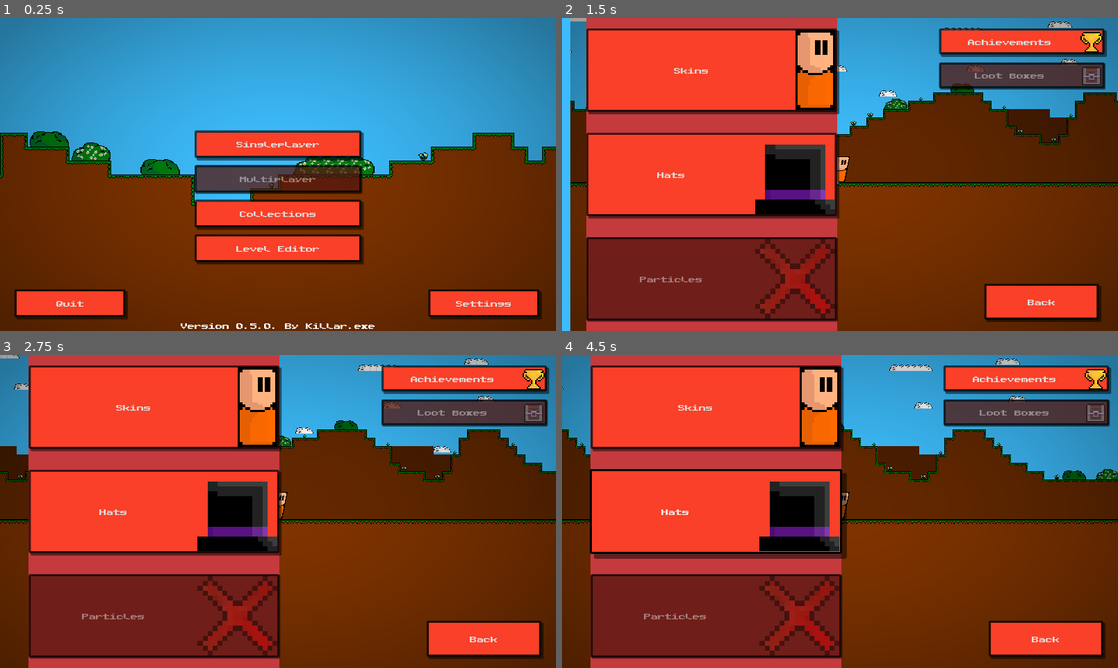
Above: before the commit, frames 1-4 (two rows, left to right).
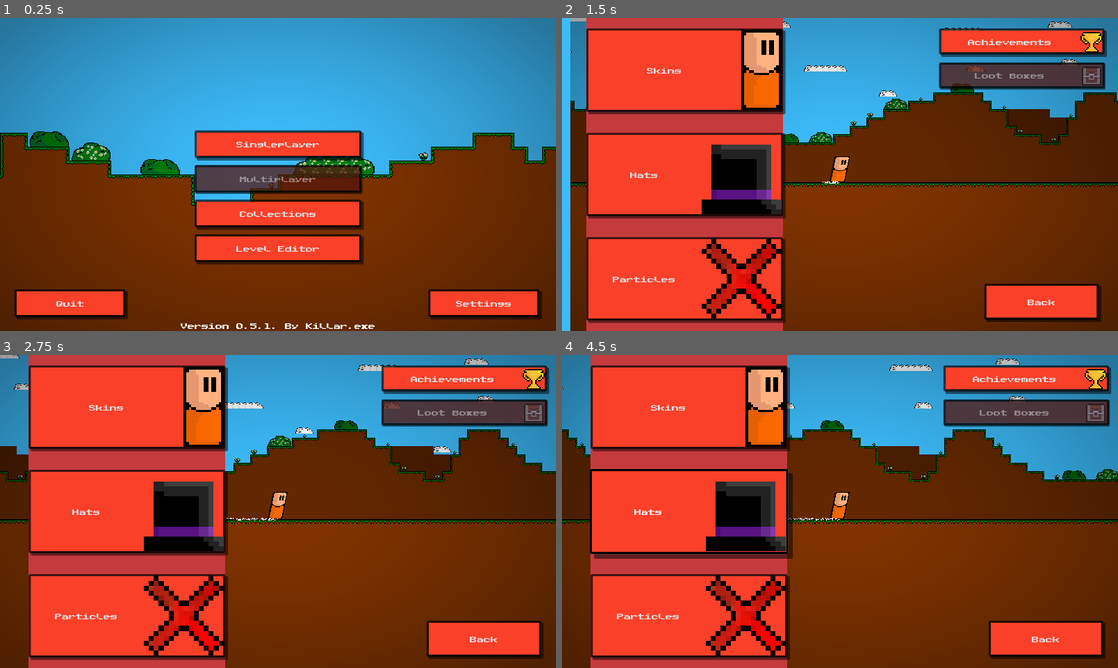
Above: after the commit, the same moments.

Repository: Killarexe/Little-Rage
Game: Godot game, scene res://scenes/uis/MainMenu.tscn
The game is run twice, just before and just after one commit, with the same random seed, the same clock (stepped at 60 frames per second) and the same inputs.
Inputs (mouse positions are in pixels of both pictures, inside the frame that each line leads up to):
- Up to frame 1 (0.25 s): no input
- Up to frame 2 (1.5 s): click "Collections" at 0.5 s; click "Back" at 1.25 s
- Up to frame 3 (2.75 s): tap Enter at 2 s; move the mouse to (400, 495) at 2.02 s; press the mouse at (400, 495) at 2.03 s; hold Right (right) from 2.03 s (still down); tap Space (jump) at 2.27 s
- Up to frame 4 (4.5 s): release Right (right) at 2.75 s; release the mouse at (962, 495) at 2.75 s; drag from (728, 527) to (812, 574) at 2.77 s; move the mouse to (895, 442) at 3.52 s; hold Left (left) 3.53-4.25 s; hold Right mouse button (right_click) 3.53-4.25 s; drag from (812, 574) to (673, 464) at 4.27 s

The runs differ from the first frame. In frame 1, less than 0.1% of the frame differs, in the area x 47-49%, y 97-100%; in frame 2, 24%; in frame 3, 24%; in frame 4, 24%, in the area x 5-52%, y 0-100%.

Commit message:
Patched bugs (again...)

Diff:
--- a/scenes/bundles/player/Player.tscn
+++ b/scenes/bundles/player/Player.tscn
@@ -63,12 +63,13 @@
 collision_mask = 15
 script = ExtResource("1_fvwbd")
 
-[node name="Collider" type="CollisionShape2D" parent="." node_paths=PackedStringArray("player", "death_component", "player_controller")]
+[node name="Collider" type="CollisionShape2D" parent="." node_paths=PackedStringArray("player", "death_component", "player_controller", "timer_component")]
 shape = SubResource("RectangleShape2D_h7ve1")
 script = ExtResource("2_imbgx")
 player = NodePath("..")
 death_component = NodePath("../DeathComponent")
 player_controller = NodePath("../PlayerControllerComponent")
+timer_component = NodePath("../Timer")
 checkpoint_particle = ExtResource("3_phvfs")
 
 [node name="Skin" type="Sprite2D" parent="."]
--- a/scenes/uis/CollectionsMenu.tscn
+++ b/scenes/uis/CollectionsMenu.tscn
@@ -370,7 +370,7 @@
 
 [sub_resource type="Animation" id="Animation_hbmar"]
 resource_name = "walk"
-length = 15.9
+length = 10.0
 loop_mode = 1
 tracks/0/type = "value"
 tracks/0/imported = false
@@ -536,7 +536,7 @@
 anchor_right = 1.0
 anchor_bottom = 1.0
 offset_left = 66.0
-offset_right = -637.0
+offset_right = -761.0
 grow_horizontal = 2
 grow_vertical = 2
 color = Color(0.772549, 0.227451, 0.239216, 1)
@@ -571,7 +571,6 @@
 [node name="ParticlesButton" type="Button" parent="CanvasLayer/MainMenu/SelectButtons/Buttons"]
 custom_minimum_size = Vector2(384, 192)
 layout_mode = 2
-disabled = true
 text = "button.particles"
 icon = ExtResource("5_thpgw")
 icon_alignment = 2
@@ -744,7 +743,7 @@
 theme = ExtResource("1_q884x")
 text = "button.back"
 
-[node name="SkinList" type="ItemList" parent="CanvasLayer/SkinsMenu"]
+[node name="SkinList" type="ItemList" parent="CanvasLayer/SkinsMenu" node_paths=PackedStringArray("player")]
 layout_mode = 0
 offset_right = 1280.0
 offset_bottom = 172.0
@@ -753,6 +752,7 @@
 icon_mode = 0
 icon_scale = 4.5
 script = ExtResource("5_v2mtl")
+player = NodePath("../../../DefaultLevel/PlayerDummy")
 
 [node name="HatsMenu" type="Control" parent="CanvasLayer"]
 visible = false
@@ -773,7 +773,7 @@
 theme = ExtResource("1_q884x")
 text = "button.back"
 
-[node name="HatList" type="ItemList" parent="CanvasLayer/HatsMenu"]
+[node name="HatList" type="ItemList" parent="CanvasLayer/HatsMenu" node_paths=PackedStringArray("player")]
 custom_minimum_size = Vector2(1280, 172)
 layout_mode = 0
 offset_right = 40.0
@@ -782,8 +782,9 @@
 theme_override_constants/h_separation = 32
 icon_scale = 8.0
 script = ExtResource("7_5na8b")
-
-[node name="ParticlesMenu" type="Control" parent="CanvasLayer"]
+player = NodePath("../../../DefaultLevel/PlayerDummy")
+
+[node name="ParticlesMenu" type="Control" parent="CanvasLayer" node_paths=PackedStringArray("player")]
 visible = false
 layout_mode = 3
 anchors_preset = 15
@@ -792,6 +793,7 @@
 grow_horizontal = 2
 grow_vertical = 2
 script = ExtResource("6_y5t24")
+player = NodePath("../../DefaultLevel/PlayerDummy")
 
 [node name="BackButton" type="Button" parent="CanvasLayer/ParticlesMenu"]
 layout_mode = 0
--- a/scripts/Game.gd
+++ b/scripts/Game.gd
@@ -8,7 +8,7 @@
 }
 
 const GAME_NAME: String = "Little Rage"
-var GAME_VERSION: GameVersion = GameVersion.from(0, 5, 0)
+var GAME_VERSION: GameVersion = GameVersion.from(0, 5, 1)
 
 var current_event: Event = Event.NONE
 var is_mobile: bool = false
--- a/scripts/level/LevelEntryAnimation.gd
+++ b/scripts/level/LevelEntryAnimation.gd
@@ -6,7 +6,7 @@
 @onready var animation_camera: Camera2D = $Camera2D
 @onready var animation_player: AnimationPlayer = $AnimationPlayer
 
-var countdown_prefab: Resource = load("res://scenes/instances/level/player/uis/countdown.tscn")
+var countdown_prefab: Resource = load("res://scenes/bundles/uis/countdown.tscn")
 
 func _ready():
 	if LevelManager.current_level.is_empty():
--- a/scripts/level/LevelPlayer.gd
+++ b/scripts/level/LevelPlayer.gd
@@ -54,6 +54,13 @@
 
 func _process(delta: float):
 	change_color_time -= delta
+
+func finish_level(player: PlayerComponent, death: DeathComponent, time: PlayerTimer):
+	var parent: Node = get_parent()
+	if parent is LevelEditor:
+		parent.switch_edit_mode()
+	else:
+		player.on_win.emit(time.get_time(), death.death_count)
 
 func spawn_player():
 	var player = Game.instanceNodeAtPos(player_prefab, self, start_pos)
--- a/scripts/level/player/PlayerCollider.gd
+++ b/scripts/level/player/PlayerCollider.gd
@@ -4,6 +4,7 @@
 @export var player: PlayerComponent
 @export var death_component: DeathComponent
 @export var player_controller: PlayerControllerComponent
+@export var timer_component: PlayerTimer
 @export var checkpoint_particle: PackedScene
 
 var previous_tile_type: int = 0
@@ -29,21 +30,24 @@
 			var front_cell: TileData = collider.get_cell_tile_data(0, front_pos)
 			if front_cell != null:
 				var type = front_cell.get_custom_data("type")
-				if type == 4:
-					player.finish_level()
+				var level: Node = player.get_parent()
+				if type == 4 && level is LevelPlayer:
+					level.finish_level(player, death_component, timer_component)
 
 func on_collide(type: int, pos: Vector2):
 	if previous_tile_type != type:
 		match type:
 			2:
 				var spawnpoint_position: Vector2 = pos * Vector2(16, 16) - Vector2(-8, 8)
-				player.spawn_point = spawnpoint_position
+				death_component.spawn_point = spawnpoint_position
 				Game.instanceNodeAtPos(checkpoint_particle, player.get_parent(), spawnpoint_position)
 				player.on_setting_spawnpoint.emit(pos)
 			3:
 				death_component.die()
 			4:
-				player.finish_level()
+				var level: Node = player.get_parent()
+				if level is LevelPlayer:
+					level.finish_level(player, death_component, timer_component)
 			5:
 				if previous_tile_type != 6:
 					player.on_switch_color.emit(true)
--- a/scripts/save/ScreenshotManager.gd
+++ b/scripts/save/ScreenshotManager.gd
@@ -3,7 +3,7 @@
 const SCREENSHOT_DIR: String = "user://screenshots/"
 
 func _unhandled_input(event: InputEvent):
-	if event is InputEventKey:
+	if event is InputEventKey && OS.get_name() != "Web":
 		if event.is_action_pressed("screenshot"):
 			var image: Image = get_viewport().get_texture().get_image()
 			if !DirAccess.dir_exists_absolute(SCREENSHOT_DIR):
@@ -16,6 +16,7 @@
 			var file_path: String = SCREENSHOT_DIR + date_string + ".png"
 			var save_error: Error = image.save_png(file_path)
 			if save_error:
-				print_debug(("Failed to create screenshot file '%s'. Error code: " % file_path) + str(save_error))
+				print(("Failed to create screenshot file '%s'.\n\tError code: " % file_path) + str(save_error))
 				return
-			print_debug("Successfuly create screenshot. '%s'!" % file_path)
+			PopUpFrame.pop_translated("popup.screenshot")
+			print("Successfuly created a screenshot. '%s'!" % file_path)
--- a/scripts/uis/collections_menu/LootBoxMenu.gd
+++ b/scripts/uis/collections_menu/LootBoxMenu.gd
@@ -22,7 +22,7 @@
 	next_button.visible = LootBoxesManager.has_loot_box()
 
 func spawn_particles():
-	Game.instanceNodeAtPos(load("res://scenes/instances/BigPartyParticle.tscn"), self, Vector2(1280.0 / 2.0, 720.0 / 2.0))
+	Game.instanceNodeAtPos(load("res://scenes/bundles/particles/BigPartyParticle.tscn"), self, Vector2(1280.0 / 2.0, 720.0 / 2.0))
 
 func _on_next_box_button_pressed():
 	if !animation_player.is_playing():
--- a/scripts/uis/collections_menu/ParticlesMenu.gd
+++ b/scripts/uis/collections_menu/ParticlesMenu.gd
@@ -6,7 +6,7 @@
 
 @onready var main_menu: MainCollectionMenu = $"../MainMenu"
 @onready var camera_animation_player: AnimationPlayer = $"../../DefaultLevel/PlayerDummy/PlayerViewer/AnimationPlayer"
-@onready var player: PlayerComponent = $"../../DefaultLevel/PlayerDummy"
+@export var player: PlayerDummyComponent
 
 var death_particle_ids: Array[String] = []
 var jump_particle_ids: Array[String] = []
--- a/scripts/uis/player/WinMenu.gd
+++ b/scripts/uis/player/WinMenu.gd
@@ -59,7 +59,7 @@
 
 func mexican_mode():
 	MusicManager.play_music("mexican_music")
-	Game.instanceNodeAtPos(load("res://scenes/instances/level/tacosParticle.tscn"), self, Vector2(0, -100))
+	Game.instanceNodeAtPos(load("res://scenes/bundles/particles/tacosParticle.tscn"), self, Vector2(0, -100))
 
 func exit():
 	Game.can_pause = true
Not shown: 18 places in assets/style/default_theme.tres that only renumber resources
Not shown, changed: export_presets.cfg
